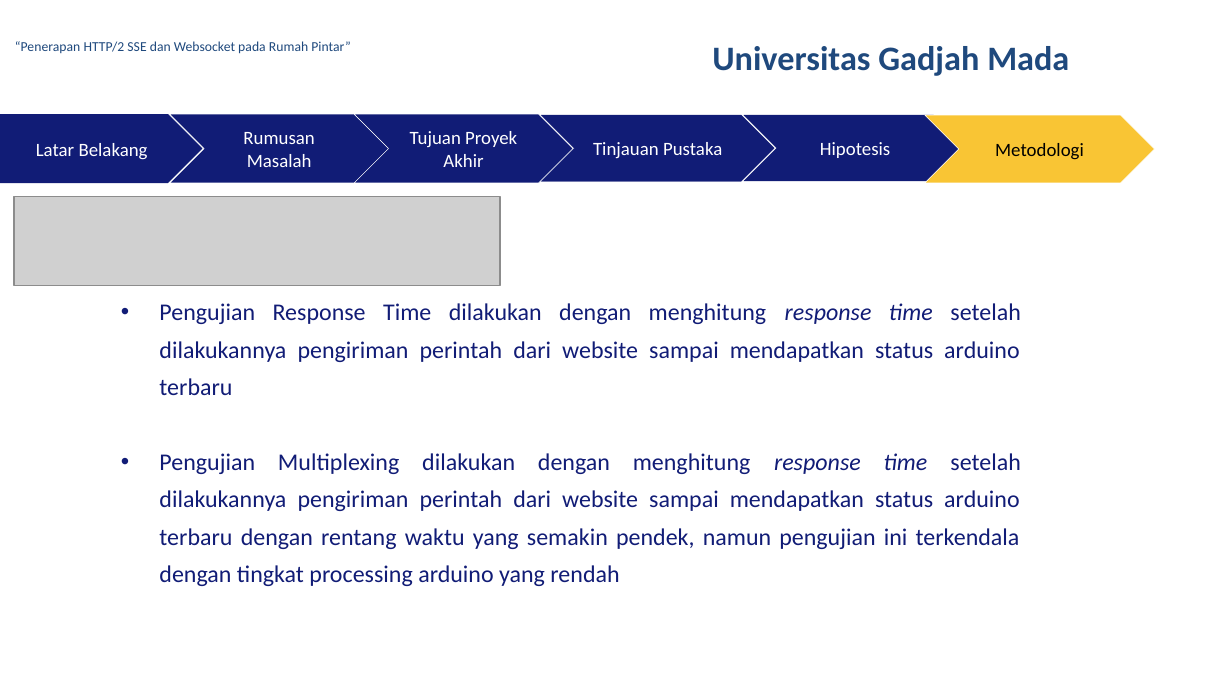
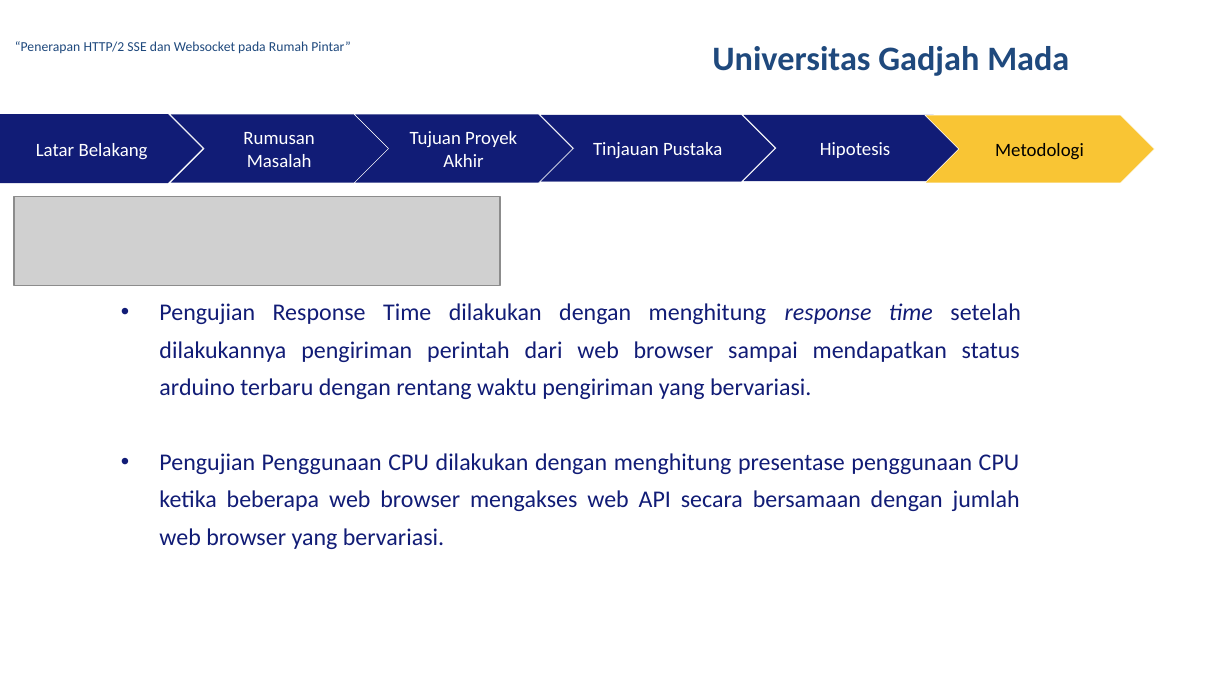
Before and after one commit to rusminto/ws_sse, a slide deck: slide 22 of berkas/ppt muham.pptx (slide 24 before the commit). Drawn at 1232x693 pixels with LibreOffice and Linux fonts; fonts in the diff are those of the drawing; grey boxes stand for pictures; background and template pictures are left out. Boxes give left, top, right and bottom in pixels: in the first picture for what was removed or moved away, otherwise in the second. Text is boxed around its words. In the diff, an @@ line names an element or a change of style, - is before the commit and + after.

Commit message:
pengujian

```diff
--- a/berkas/ppt muham.pptx
+++ b/berkas/ppt muham.pptx
@@ text at box(159, 303, 1021, 549): text changed @@
-• Pengujian Response Time dilakukan dengan menghitung response time setelah dilakukannya pengiriman perintah dari website sampai mendapatkan status arduino terbaru
-• Pengujian Multiplexing dilakukan dengan menghitung response time setelah dilakukannya pengiriman perintah dari website sampai mendapatkan status arduino terbaru dengan rentang waktu yang semakin pendek, namun pengujian ini terkendala dengan tingkat processing arduino yang rendah
+• Pengujian Response Time dilakukan dengan menghitung response time setelah dilakukannya pengiriman perintah dari web browser sampai mendapatkan status arduino terbaru dengan rentang waktu pengiriman yang bervariasi.
+• Pengujian Penggunaan CPU dilakukan dengan menghitung presentase penggunaan CPU ketika beberapa web browser mengakses web API secara bersamaan dengan jumlah web browser yang bervariasi.
```
Also in this commit, not shown: 8 other slides changed, 4 other files.
